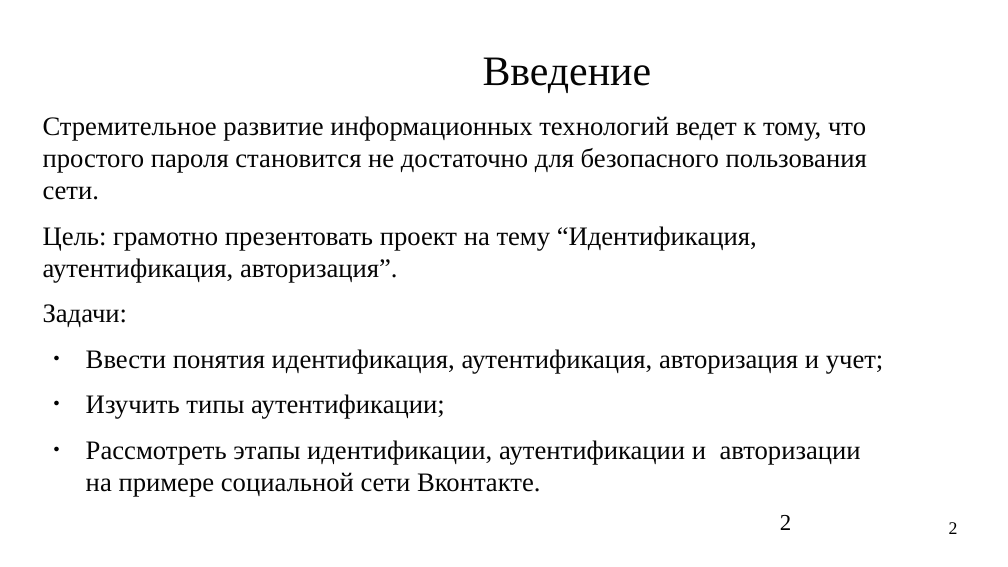
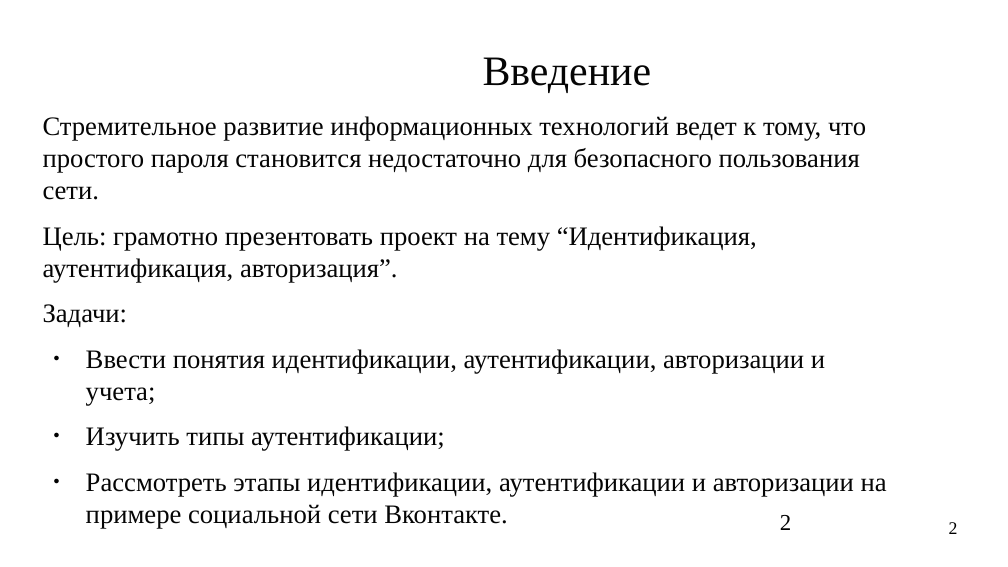
Before and after one commit to in-kivaari/df-presentations-2025, a slide deck: slide 2 of 4731204-50002/abakanova-valeria-arturovna/Presentation.odp. Drawn at 1008x567 pixels with LibreOffice and Linux fonts; fonts in the diff are those of the drawing. Boxes give left, top, right and bottom in pixels: in the first picture for what was removed or moved away, otherwise in the second. Text is boxed around its words. In the diff, an @@ line names an element or a change of style, - is before the commit and + after.

```diff
--- a/4731204-50002/abakanova-valeria-arturovna/Presentation.odp
+++ b/4731204-50002/abakanova-valeria-arturovna/Presentation.odp
@@ text at (43, 116, 866, 200): spaces changed @@
-Стремительное развитие информационных технологий ведет к тому, что простого пароля становится не достаточно для безопасного пользования сети.
+Стремительное развитие информационных технологий ведет к тому, что простого пароля становится недостаточно для безопасного пользования сети.
@@ text at (86, 349, 825, 406): text changed @@
-● Ввести понятия идентификация, аутентификация, авторизация и учет;
+● Ввести понятия идентификации, аутентификации, авторизации и учета;
```
Also in this commit, not shown: 5 other slides changed, 1 other file.
